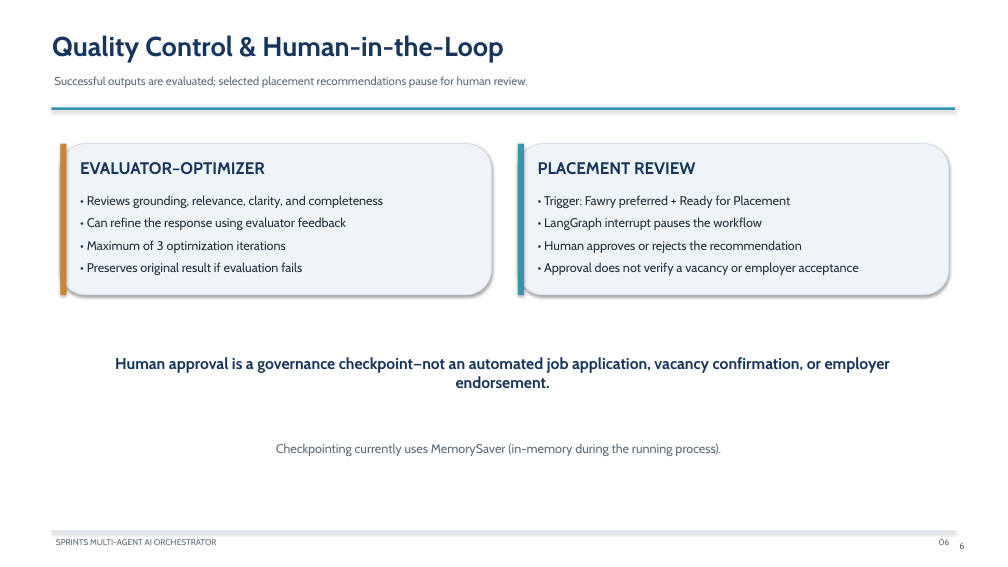
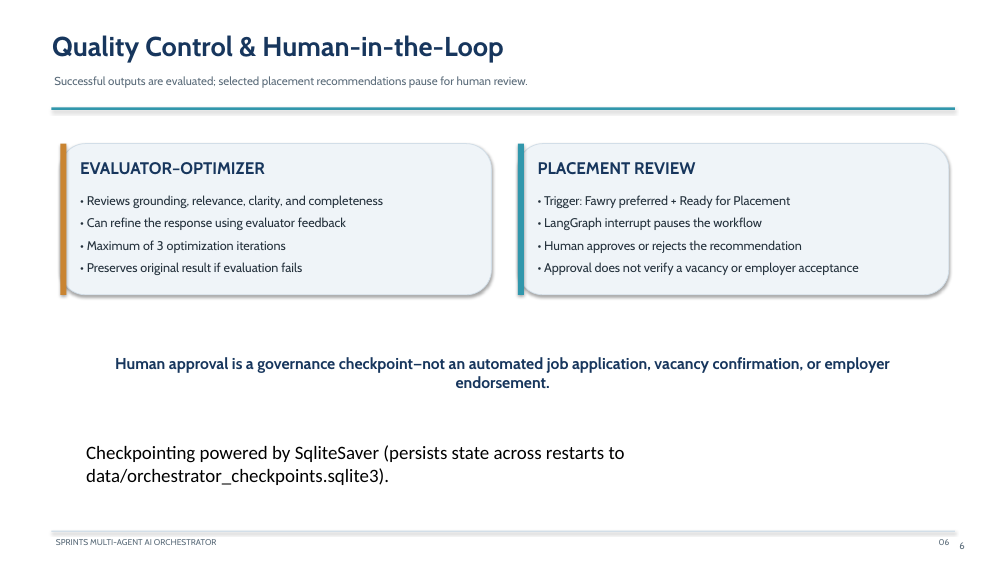
Before and after one commit to PhantomMW/sprints-ai-orchestrator, a slide deck: slide 6 of docs/SPRINTS_AI_ORCHESTRATOR_PRESENTATION.pptx. Drawn at 1008x567 pixels with LibreOffice and Linux fonts; fonts in the diff are those of the drawing. Boxes give left, top, right and bottom in pixels: in the first picture for what was removed or moved away, otherwise in the second. Text is boxed around its words. In the diff, an @@ line names an element or a change of style, - is before the commit and + after.

Commit message:
Release v1.1.0: Persistent SqliteSaver, Automated Test Runner, Safe Parameterized SQL, 47-test suite, and synchronized documentation

```diff
--- a/docs/SPRINTS_AI_ORCHESTRATOR_PRESENTATION.pptx
+++ b/docs/SPRINTS_AI_ORCHESTRATOR_PRESENTATION.pptx
@@ text at (x1=86, y1=445, x2=625, y2=485): text changed; size 12 to 18 pt; font Cabin to Calibri; text colour #5B6C7A to #000000 @@
-Checkpointing currently uses MemorySaver (in-memory during the running process).
+Checkpointing powered by SqliteSaver (persists state across restarts to data/orchestrator_checkpoints.sqlite3).
```
Also in this commit, not shown: 3 other slides changed, 11 other files.
